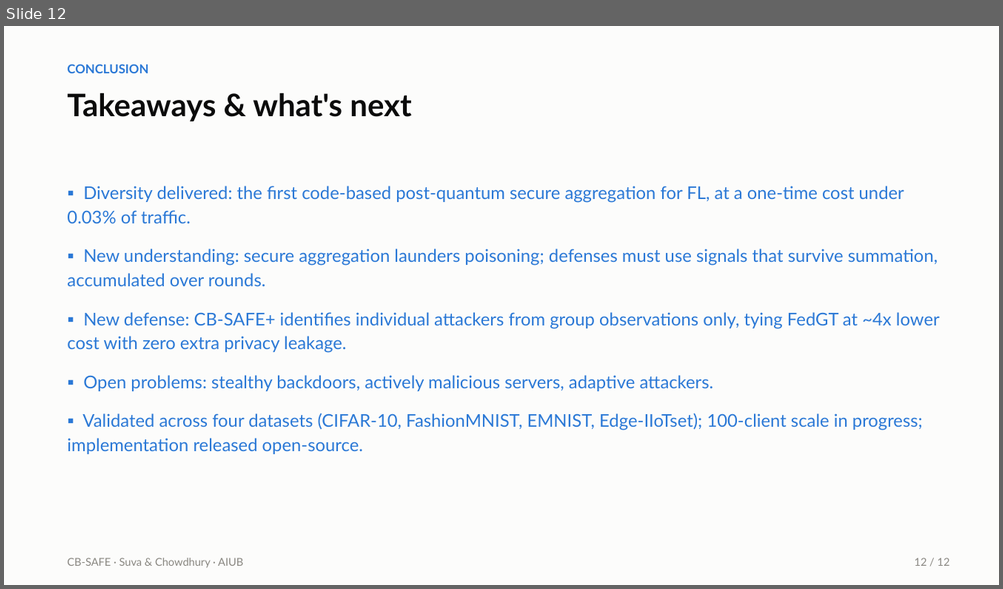
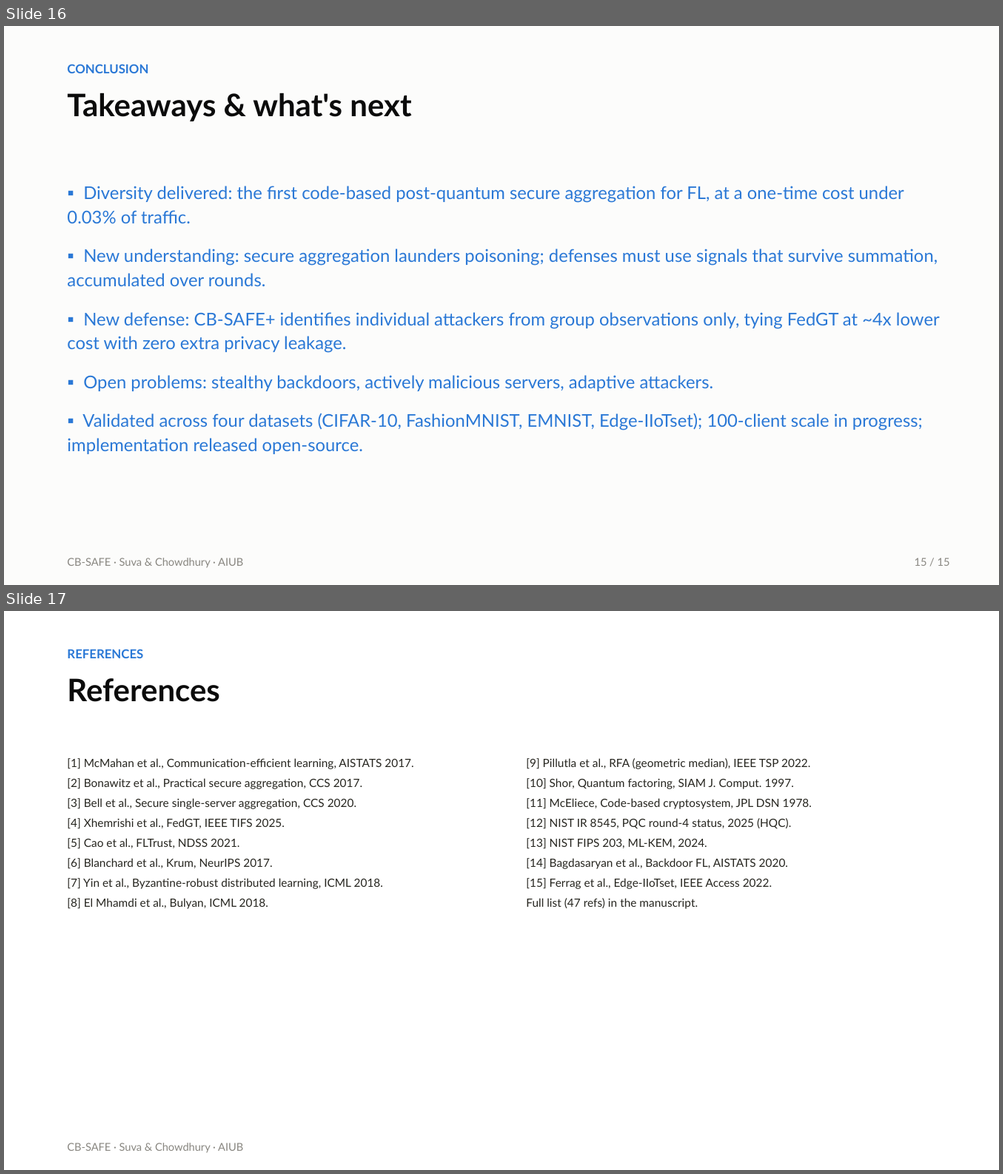
Before and after one commit to wshuv-o/cb-safe-draft, a slide deck: paper/cbsafe_slides.pptx. Shown one above the other, each under a label of ours: slide 12 before the commit, slides 16 and 17 after it. The pictures are 1003x589 and 1003x1174 pixels, drawn with LibreOffice and Linux fonts; fonts in the diff are those of the drawing. Boxes give left, top, right and bottom in pixels: in the first picture for what was removed or moved away, otherwise in the second. Text is boxed around its words. In the diff, an @@ line names an element or a change of style, - is before the commit and + after.

```diff
--- a/paper/cbsafe_slides.pptx
+++ b/paper/cbsafe_slides.pptx
@@ slide 17 added at box(4, 611, 999, 1170), background #FFFFFF @@
@@ text added at box(67, 649, 143, 658), 12 pt, text #2A78D6, bold @@
+REFERENCES
@@ text added at box(67, 678, 219, 702), 30 pt, text #0B0B0B, bold @@
+References
@@ text added at box(67, 758, 413, 909), 11 pt, text #26251F @@
+[1] McMahan et al., Communication-efficient learning, AISTATS 2017.
+[2] Bonawitz et al., Practical secure aggregation, CCS 2017.
+[3] Bell et al., Secure single-server aggregation, CCS 2020.
+[4] Xhemrishi et al., FedGT, IEEE TIFS 2025.
+[5] Cao et al., FLTrust, NDSS 2021.
+[6] Blanchard et al., Krum, NeurIPS 2017.
+[7] Yin et al., Byzantine-robust distributed learning, ICML 2018.
+[8] El Mhamdi et al., Bulyan, ICML 2018.
@@ text added at box(526, 758, 811, 909), 11 pt, text #26251F @@
+[9] Pillutla et al., RFA (geometric median), IEEE TSP 2022.
+[10] Shor, Quantum factoring, SIAM J. Comput. 1997.
+[11] McEliece, Code-based cryptosystem, JPL DSN 1978.
+[12] NIST IR 8545, PQC round-4 status, 2025 (HQC).
+[13] NIST FIPS 203, ML-KEM, 2024.
+[14] Bagdasaryan et al., Backdoor FL, AISTATS 2020.
+[15] Ferrag et al., Edge-IIoTset, IEEE Access 2022.
+Full list (47 refs) in the manuscript.
@@ text added at box(67, 1143, 243, 1153), 10.5 pt, text #898781 @@
+CB-SAFE · Suva & Chowdhury · AIUB
@@ what was slide 12 is now slide 16 @@
@@ slide 16 changed as well @@
@@ text at box(914, 558, 950, 566): text changed @@
-12 / 12
+15 / 15
```
Also in this commit, not shown: 11 other slides changed, 4 other slides added, 2 other files.
